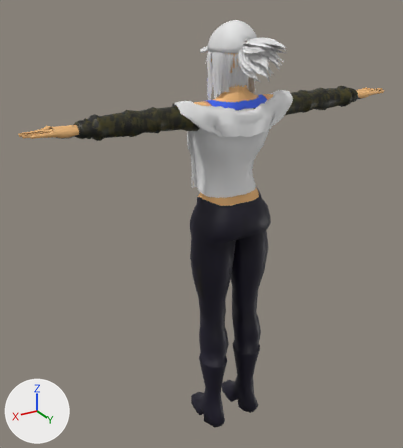
Two versions of the FBX model proj_6week/Assets/Art/Mesh/SA_pc_meshRig - fullblend.fbx, one commit apart.
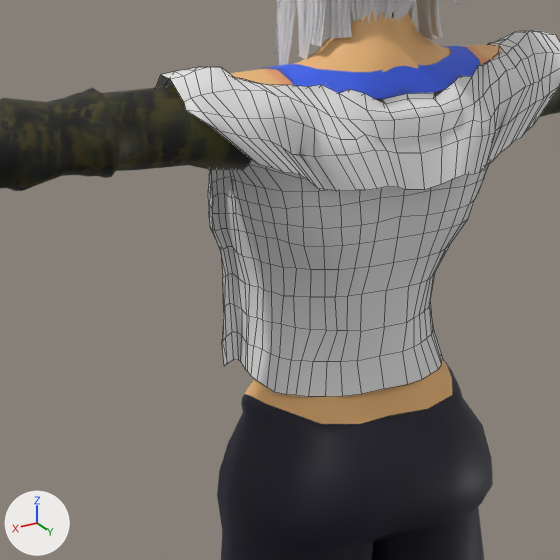
Each version appears first whole from a camera (50 mm lens) standing at (1.28, 1.885, 2.003) and looking at (0.116, -0.055, 1.033), and next in a close-up on the part from 31% to 72% of the width and 18% to 55% of the height. Lighting does not change. The marker at lower left points along +X, +Y and +Z. The close-ups show mesh edges as thin lines. Where no turn or scale is listed for an object, it has been applied to the vertices.

The older version as bpy lines, for what is in view:
```python
me_nurbspath_002 = bpy.data.meshes.new('NurbsPath.002')
me_nurbspath_002.from_pydata(...)  # 13541 vertices, 11773 faces; spans x -0.094..0.096, y -0.116..0.304, z 1.563..1.824
me_plane_008 = bpy.data.meshes.new('Plane.008')
me_plane_008.from_pydata(...)  # 3549 vertices, 3412 faces; spans x -0.86..0.86, y -0.17..0.12, z 0.0..1.64
me_plane_008.materials.append(mat_material)  # picture img_material_base_color_png
me_plane_009 = bpy.data.meshes.new('Plane.009')
me_plane_009.from_pydata(...)  # 696 vertices, 614 faces; spans x -0.272..0.272, y -0.097..0.133, z 1.182..1.597
ob_bodyclothed = bpy.data.objects.new('bodyClothed', me_plane_008)
ob_bodyclothed.location = (0.0, 0.0, 0.0)
ob_hair = bpy.data.objects.new('hair', me_nurbspath_002)
ob_hair.location = (0.0, 0.0, 0.0)
ob_jacketfolds = bpy.data.objects.new('jacketFolds', me_plane_009)
ob_jacketfolds.location = (0.0, 0.0, 0.0)
```
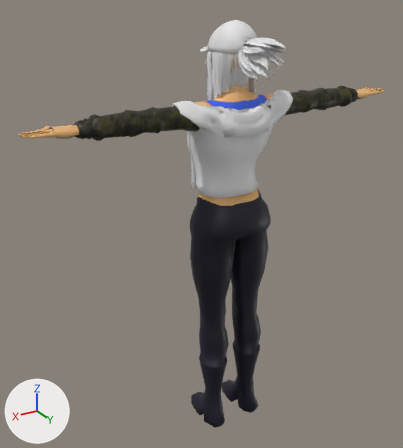
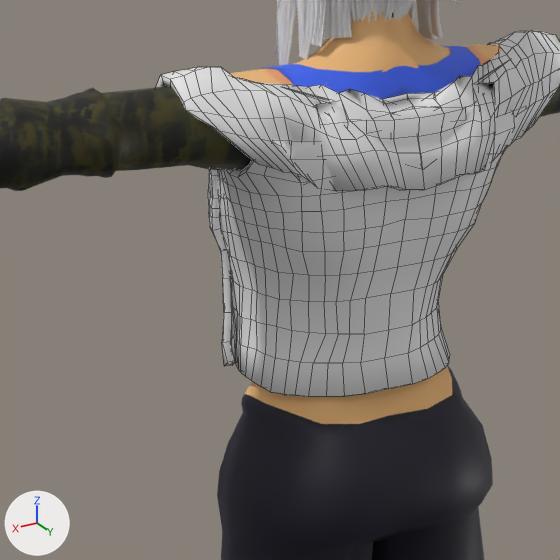
Changed parts and their boxes [x1, y1, x2, y2] in the close-ups (560 x 560 px):
part 1 of me_plane_009, added: after [156, 61, 525, 397]

The change, as a diff of the scene's bpy script:
```diff
--- a/proj_6week/Assets/Art/Mesh/SA_pc_meshRig - fullblend.fbx.py
+++ b/proj_6week/Assets/Art/Mesh/SA_pc_meshRig - fullblend.fbx.py
@@ me_plane_009 @@
 # used by ob_jacketfolds; location = (0.0, 0.0, 0.0)
-me_plane_009.from_pydata(...)  # 696 vertices, 614 faces; spans x -0.272..0.272, y -0.097..0.133, z 1.182..1.597
+me_plane_009.from_pydata(...)  # 1396 vertices, 1398 faces; spans x -0.272..0.272, y -0.097..0.133, z 1.182..1.597
+# me_plane_009 part 1: 700 vertices added at x -0.271..0.271, y -0.087..0.123, z 1.185..1.586
```
